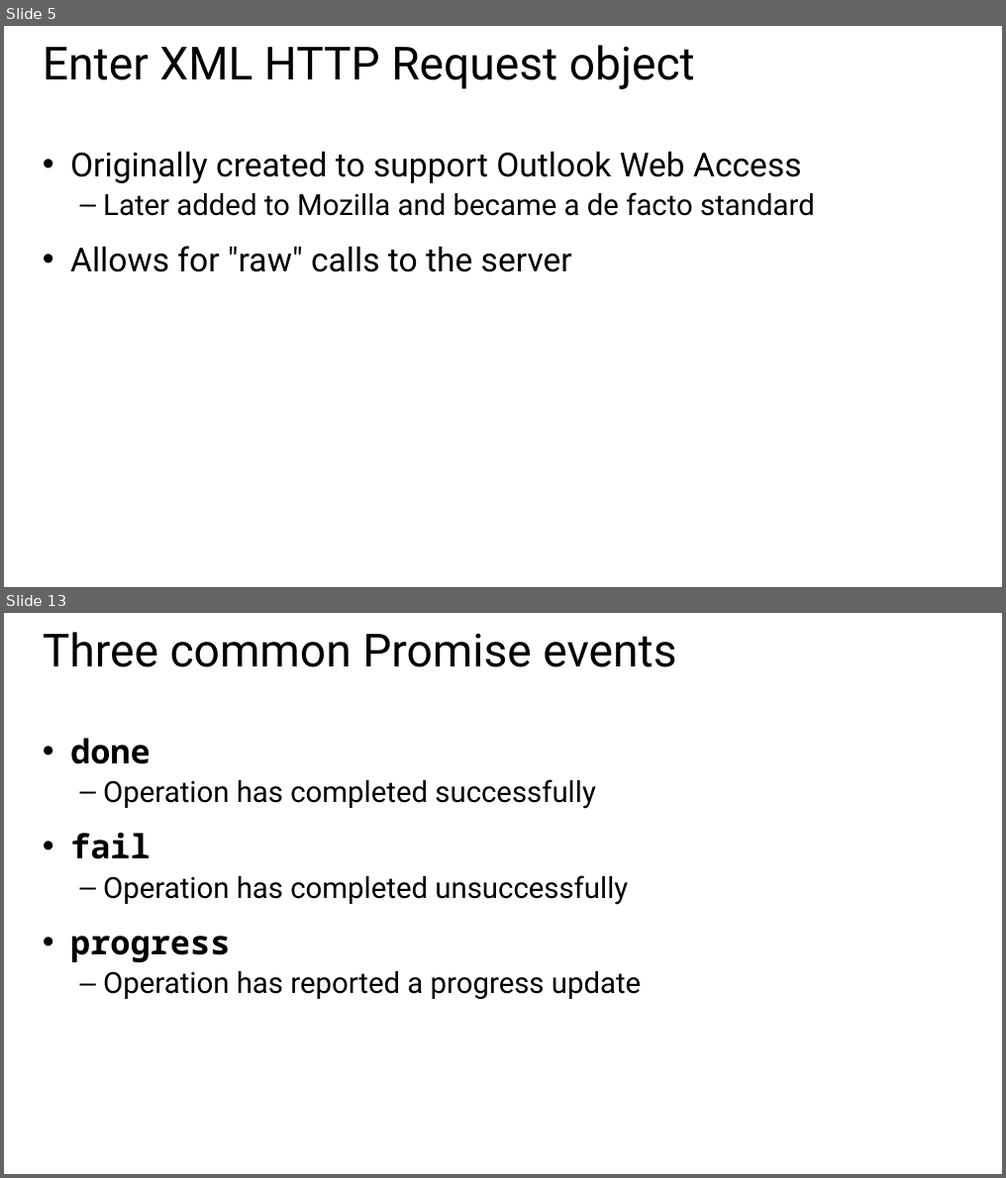
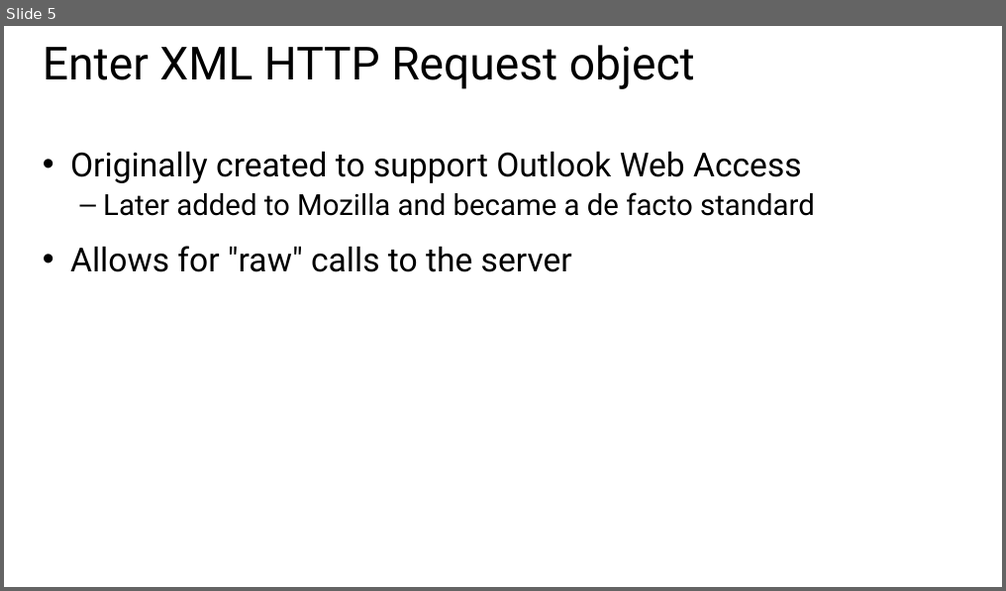
Before and after one commit to Amart85/JavaScript-Experienced-Developers, a slide deck: Slides/Module 4 - Server communication.pptx. Shown one above the other, each under a label of ours: slides 5 and 13 before the commit, slide 5 after it; the slides between them are not shown. The pictures are 1006x1178 and 1006x591 pixels, drawn with LibreOffice and Linux fonts; fonts in the diff are those of the drawing. Boxes give left, top, right and bottom in pixels: in the first picture for what was removed or moved away, otherwise in the second. Text is boxed around its words. In the diff, an @@ line names an element or a change of style, - is before the commit and + after.

```diff
--- a/Slides/Module 4 - Server communication.pptx
+++ b/Slides/Module 4 - Server communication.pptx
@@ slide 13 removed at (x1=4, y1=613, x2=1002, y2=1174), background #FFFFFF @@
@@ title removed at (x1=43, y1=632, x2=676, y2=667) @@
-Three common Promise events
@@ text removed at (x1=70, y1=738, x2=641, y2=999) @@
-• done
-  – Operation has completed successfully
-• fail
-  – Operation has completed unsuccessfully
-• progress
-  – Operation has reported a progress update
```
Also in this commit, not shown: 3 slides changed, 11 slides added, 8 other slides removed, 1 other file.
